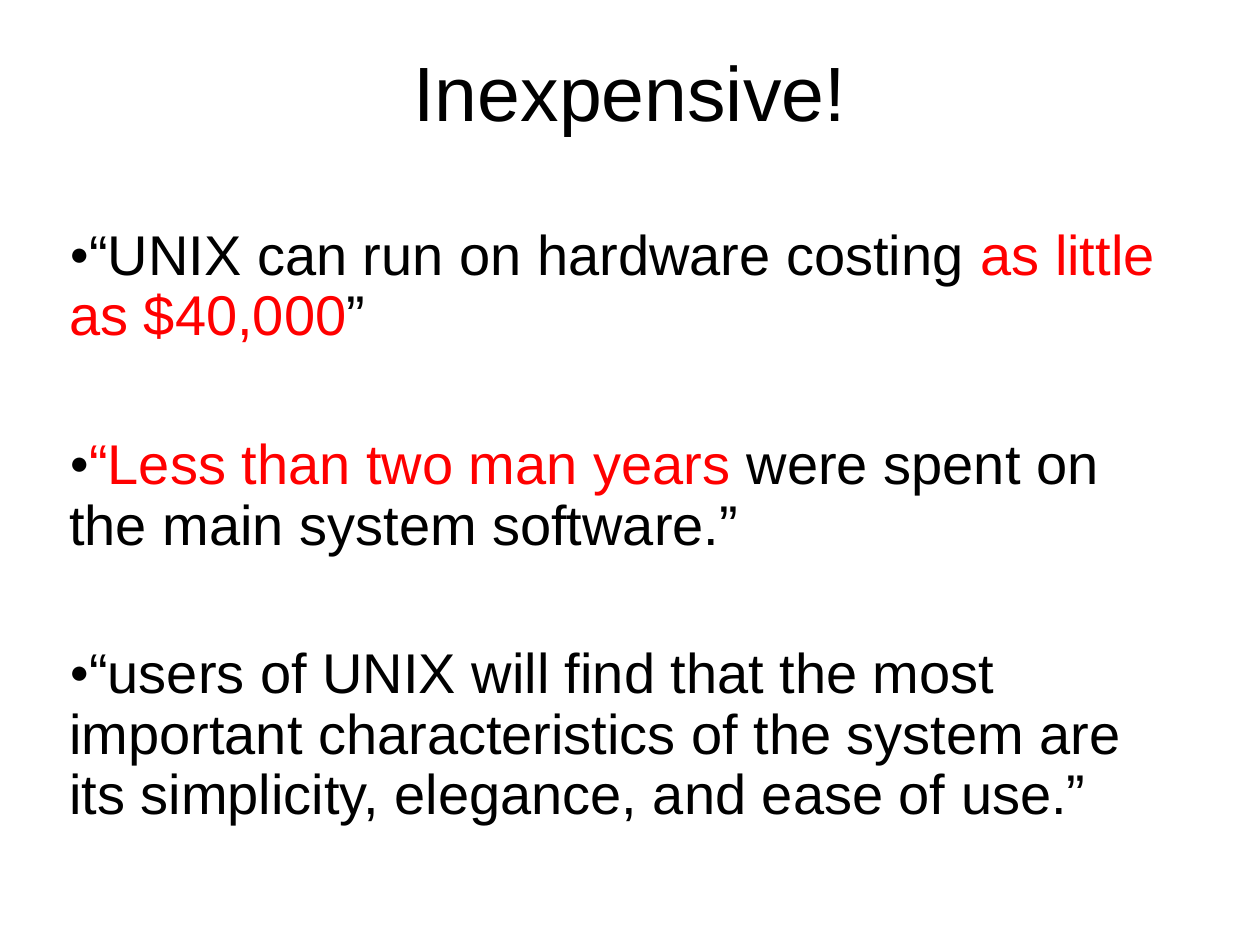
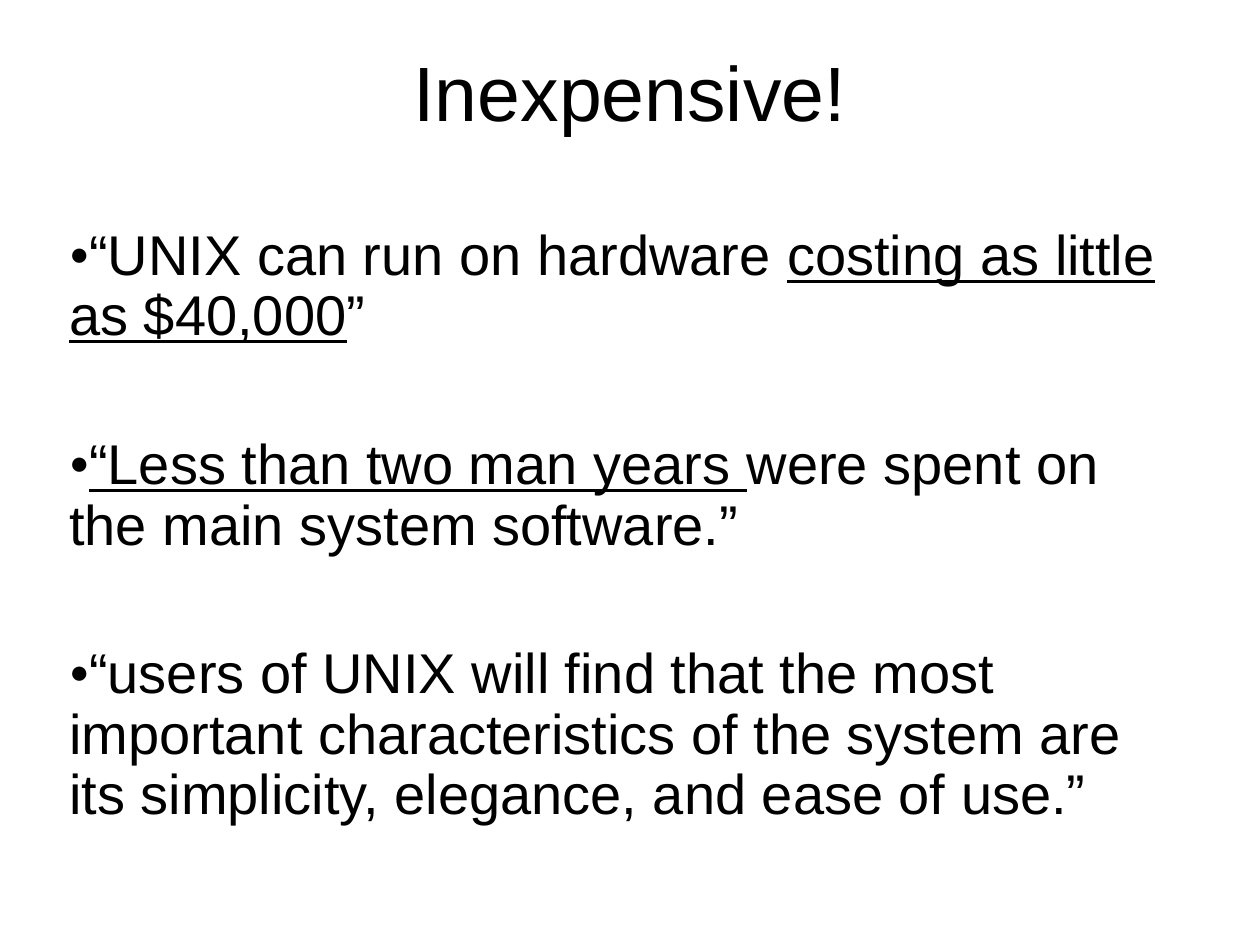
Before and after one commit to oscourse/oscourse.github.io, a slide deck: slide 6 of slides/unix_ritchie.pptx. Drawn at 1260x945 pixels with LibreOffice and Linux fonts; fonts in the diff are those of the drawing. Boxes give left, top, right and bottom in pixels: in the first picture for what was removed or moved away, otherwise in the second. Text is boxed around its words. In the diff, an @@ line names an element or a change of style, - is before the commit and + after.

```diff
--- a/slides/unix_ritchie.pptx
+++ b/slides/unix_ritchie.pptx
@@ text at (x1=69, y1=234, x2=1154, y2=555): text colour #FF0000 to #000000 in "as little as $40,000”", "“Less than two man years"; underline on in "costing as little as $40,000”", "“Less than two man years" @@
```
Also in this commit, not shown: 3 other slides changed, 2 slides removed, 1 other file.
